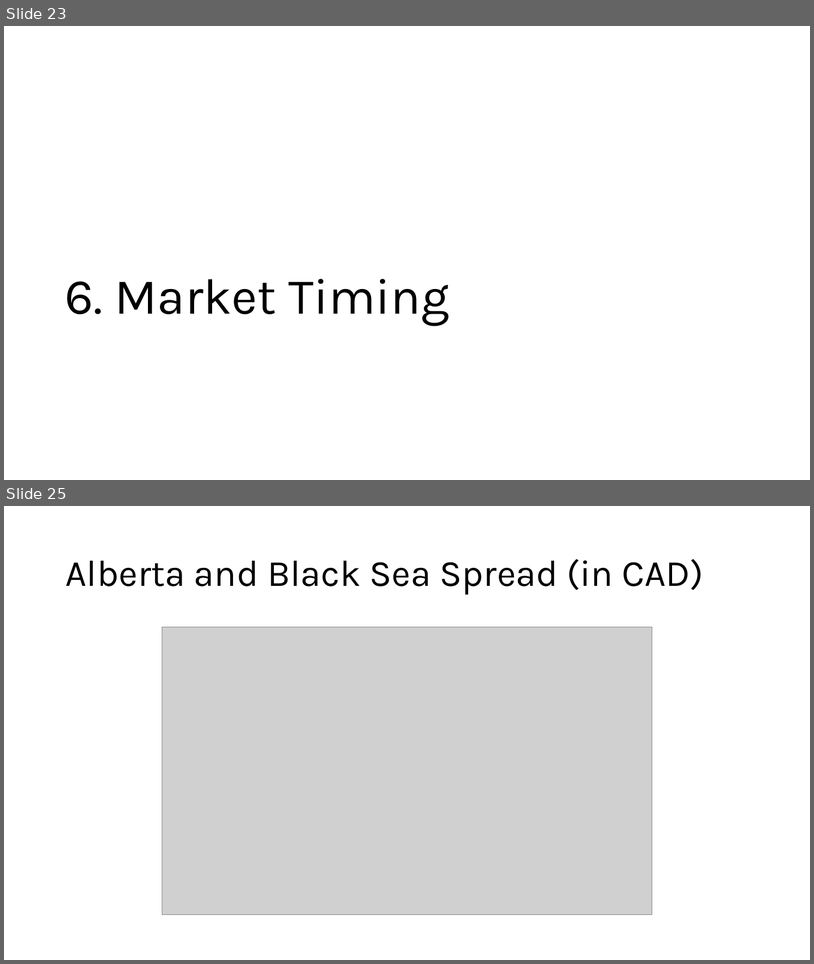
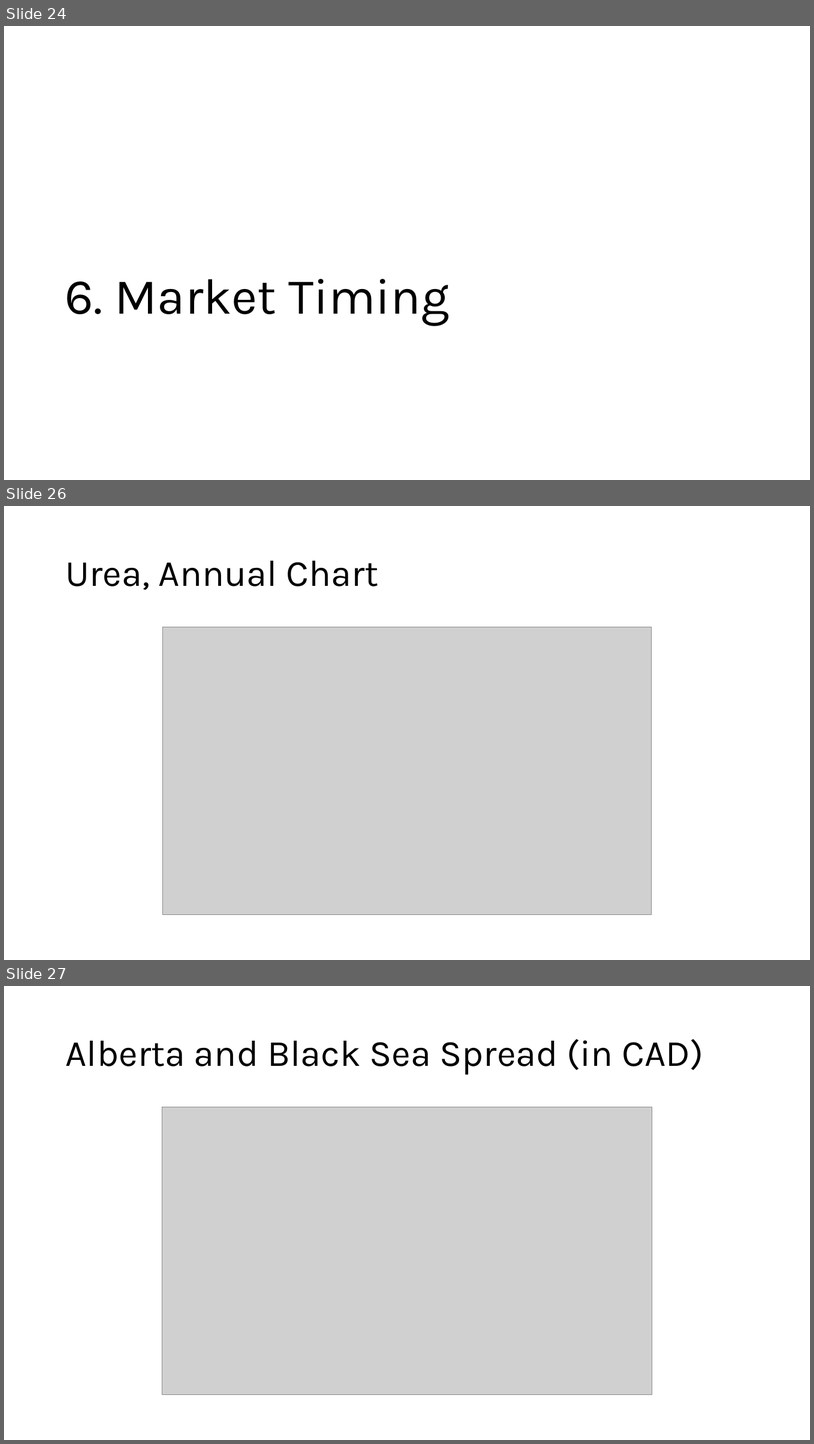
Before and after one commit to mahdi-ghafarian/time-series, a slide deck: borderland/2-urea/presentation/urea.pptx. Shown one above the other, each under a label of ours: slides 23 and 25 before the commit, slides 24, 26 and 27 after it; the slides between them are not shown. The pictures are 814x964 and 814x1444 pixels, drawn with LibreOffice and Linux fonts; fonts in the diff are those of the drawing; grey boxes stand for pictures. Boxes give left, top, right and bottom in pixels: in the first picture for what was removed or moved away, otherwise in the second. Text is boxed around its words. In the diff, an @@ line names an element or a change of style, - is before the commit and + after.

Commit message:
Changes to be committed: 	modified:   borderland/1-cadusd/Presentation/CADUSD.pptx 	modified:   borderland/2-urea/presentation/urea.pptx 	new file:   borderland/2-urea/summary/Mahdi - Urea Analysis Summary.docx

```diff
--- a/borderland/2-urea/presentation/urea.pptx
+++ b/borderland/2-urea/presentation/urea.pptx
@@ slide 26 added at (x1=4, y1=506, x2=810, y2=960), background #FFFFFF @@
@@ title added at (x1=65, y1=561, x2=378, y2=590), 44 pt, text #000000 @@
+Urea, Annual Chart
@@ picture added at (x1=162, y1=627, x2=652, y2=915) @@
@@ what was slide 23 is now slide 24 @@
@@ what was slide 25 is now slide 27 @@
```
Also in this commit, not shown: 3 slides changed, 1 other slide added, 2 other files.
